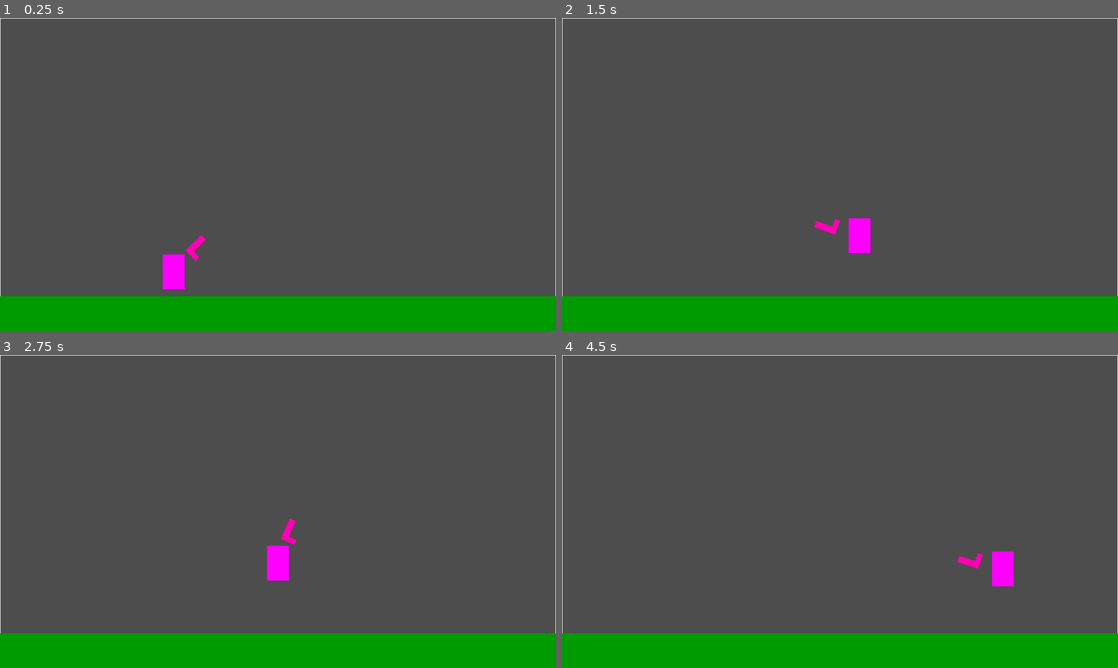
Above: before the commit, frames 1-4 (two rows, left to right).
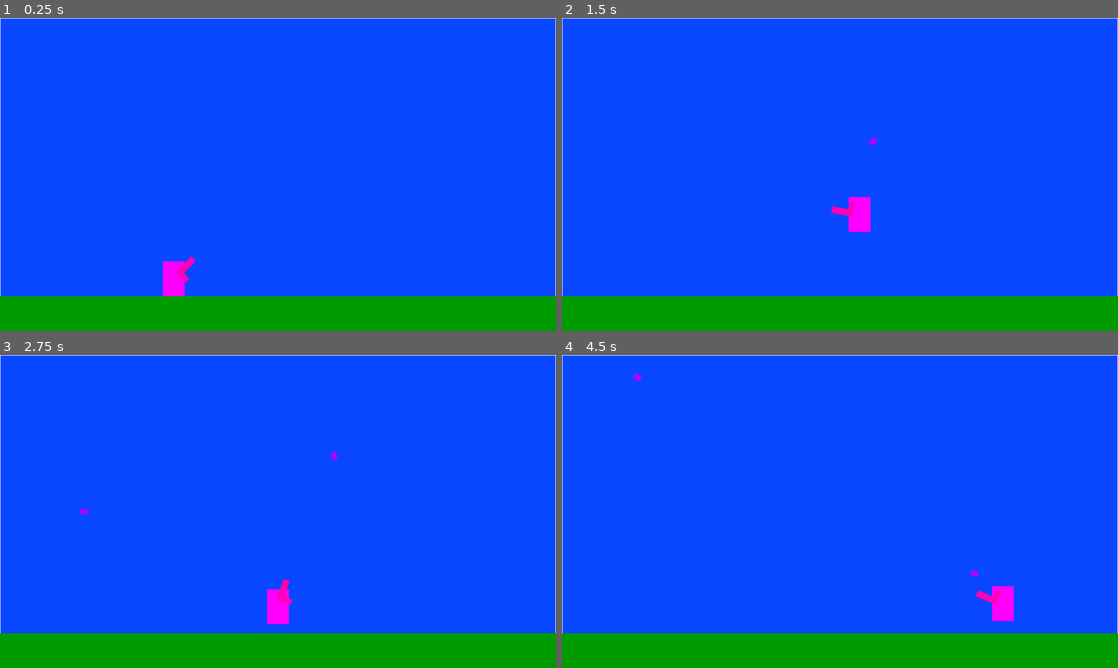
Above: after the commit, the same moments.

Repository: Razboinicul/BounceBack
Game: Godot game, scene res://Main.tscn
Two runs of this game, one before a commit and one after it. Both use one fixed random seed, a clock stepped at 60 frames per second and the inputs below.
Inputs (mouse positions are in pixels of both pictures, inside the frame that each line leads up to):
- Up to frame 1 (0.25 s): no input
- Up to frame 2 (1.5 s): tap Enter (shoot, bound only after the commit) at 0.5, 0.6 s; move the mouse to (962, 158) at 0.52 s; hold Right (right) from 0.53 s (still down); tap Space (jump) at 0.77, 0.8, 1.07, 1.35 s; move the mouse to (728, 190) at 1.27 s
- Up to frame 3 (2.75 s): tap Space (jump) at 1.52, 1.82, 2.3 s; tap Enter (shoot, bound only after the commit) at 1.55, 2.1 s; move the mouse to (333, 442) at 2.02 s; release Right (right) at 2.03 s; hold A (left) from 2.03 s (still down)
- Up to frame 4 (4.5 s): move the mouse to (812, 574) at 2.77 s; release A (left) at 2.78 s; hold Right (right) 2.78-4.28 s; tap Enter (shoot, bound only after the commit) at 2.85, 4.35 s; tap Space (jump) at 3.02, 3.32, 3.6, 3.77, 4.07 s; move the mouse to (1006, 558) at 3.52 s; move the mouse to (673, 464) at 4.27 s; hold A (left) from 4.28 s (still down)

The runs differ from the first frame. In frame 1, 89% of the frame differs, in the area x 0-100%, y 0-89%; in frame 2, 89%; in frame 3, 89%; in frame 4, 89%.

Commit message:
Very cool tutorial and shoot hoot

Diff:
--- /dev/null
+++ b/bounce-fight/Exit.tscn
@@ -0,0 +1,28 @@
+[gd_scene format=3 uid="uid://cqfk3qsl4fw3x"]
+
+[ext_resource type="Script" uid="uid://c6eou6by8354j" path="res://exit.gd" id="1_vs230"]
+
+[sub_resource type="RectangleShape2D" id="RectangleShape2D_fh7p3"]
+size = Vector2(40, 70)
+
+[node name="Exit" type="Area2D" unique_id=484745194]
+script = ExtResource("1_vs230")
+
+[node name="ColorRect" type="ColorRect" parent="." unique_id=122837372]
+anchors_preset = 8
+anchor_left = 0.5
+anchor_top = 0.5
+anchor_right = 0.5
+anchor_bottom = 0.5
+offset_left = -20.0
+offset_top = -35.0
+offset_right = 20.0
+offset_bottom = 35.0
+grow_horizontal = 2
+grow_vertical = 2
+color = Color(1, 1, 0, 1)
+
+[node name="CollisionShape2D" type="CollisionShape2D" parent="." unique_id=1775098733]
+shape = SubResource("RectangleShape2D_fh7p3")
+
+[connection signal="body_entered" from="." to="." method="_on_body_entered"]
--- a/bounce-fight/Gun.tscn
+++ b/bounce-fight/Gun.tscn
@@ -1,6 +1,15 @@
 [gd_scene format=3 uid="uid://f2xxca3vnksf"]
 
-[node name="Gun" type="StaticBody2D" unique_id=826423263]
+[ext_resource type="Script" uid="uid://cghrkt88kku3b" path="res://gun.gd" id="1_jpqjm"]
+
+[sub_resource type="RectangleShape2D" id="RectangleShape2D_fh7p3"]
+size = Vector2(12, 34)
+
+[sub_resource type="RectangleShape2D" id="RectangleShape2D_4uwfi"]
+size = Vector2(45, 15)
+
+[node name="Gun" type="Area2D" unique_id=187152732]
+script = ExtResource("1_jpqjm")
 
 [node name="ColorRect" type="ColorRect" parent="." unique_id=627960277]
 anchors_preset = 8
@@ -8,13 +17,14 @@
 anchor_top = 0.5
 anchor_right = 0.5
 anchor_bottom = 0.5
-offset_left = -6.0
-offset_top = -17.0
-offset_right = 6.0
-offset_bottom = 17.0
+offset_left = -46.0
+offset_top = -8.0
+offset_right = -34.0
+offset_bottom = 26.0
 grow_horizontal = 2
 grow_vertical = 2
 color = Color(1, 0, 0.7058824, 1)
+metadata/_edit_use_anchors_ = true
 
 [node name="ColorRect2" type="ColorRect" parent="." unique_id=639493507]
 anchors_preset = 8
@@ -22,9 +32,24 @@
 anchor_top = 0.5
 anchor_right = 0.5
 anchor_bottom = 0.5
-offset_top = -17.0
-offset_right = 45.0
-offset_bottom = -2.0
+offset_left = -40.0
+offset_top = -8.0
+offset_right = 5.0
+offset_bottom = 7.0
 grow_horizontal = 2
 grow_vertical = 2
 color = Color(1, 0, 0.7058824, 1)
+metadata/_edit_use_anchors_ = true
+
+[node name="CollisionShape2D" type="CollisionShape2D" parent="." unique_id=2027861989]
+position = Vector2(-40, 9)
+shape = SubResource("RectangleShape2D_fh7p3")
+
+[node name="CollisionShape2D2" type="CollisionShape2D" parent="." unique_id=895311239]
+position = Vector2(-17, 0)
+shape = SubResource("RectangleShape2D_4uwfi")
+
+[node name="CooldownTimer" type="Timer" parent="." unique_id=558164814]
+wait_time = 0.2
+
+[connection signal="timeout" from="CooldownTimer" to="." method="_cooldown_timer_timeout"]
--- /dev/null
+++ b/bounce-fight/HUD.tscn
@@ -0,0 +1,39 @@
+[gd_scene format=3 uid="uid://bglebn2qx6300"]
+
+[node name="Hud" type="Control" unique_id=870540341]
+layout_mode = 3
+anchors_preset = 15
+anchor_right = 1.0
+anchor_bottom = 1.0
+grow_horizontal = 2
+grow_vertical = 2
+
+[node name="Health" type="ProgressBar" parent="." unique_id=1543921773]
+layout_mode = 0
+offset_top = 692.0
+offset_right = 220.0
+offset_bottom = 719.0
+rounded = true
+
+[node name="HealthLabel" type="Label" parent="." unique_id=38706107]
+layout_mode = 0
+offset_top = 669.0
+offset_right = 220.0
+offset_bottom = 692.0
+text = "Health"
+horizontal_alignment = 1
+
+[node name="AmmoLabel" type="Label" parent="." unique_id=508145116]
+layout_mode = 1
+anchors_preset = 3
+anchor_left = 1.0
+anchor_top = 1.0
+anchor_right = 1.0
+anchor_bottom = 1.0
+offset_left = -62.0
+offset_top = -49.0
+grow_horizontal = 0
+grow_vertical = 0
+text = "Ammo
+000/000"
+horizontal_alignment = 1
--- /dev/null
+++ b/bounce-fight/OBJ.tscn
@@ -0,0 +1,25 @@
+[gd_scene format=3 uid="uid://dbf2wo0lld5k8"]
+
+[ext_resource type="Script" uid="uid://cvlb0igbrudcy" path="res://obj.gd" id="1_4g8vx"]
+
+[sub_resource type="RectangleShape2D" id="RectangleShape2D_fh7p3"]
+
+[node name="Obj" type="StaticBody2D" unique_id=2091264104]
+script = ExtResource("1_4g8vx")
+
+[node name="CollisionShape2D" type="CollisionShape2D" parent="." unique_id=1669091443]
+shape = SubResource("RectangleShape2D_fh7p3")
+
+[node name="ColorRect" type="ColorRect" parent="." unique_id=1924235005]
+anchors_preset = 8
+anchor_left = 0.5
+anchor_top = 0.5
+anchor_right = 0.5
+anchor_bottom = 0.5
+offset_left = -10.0
+offset_top = -10.0
+offset_right = 10.0
+offset_bottom = 10.0
+grow_horizontal = 2
+grow_vertical = 2
+color = Color(0.28118682, 0.28118688, 0.28118682, 1)
--- /dev/null
+++ b/bounce-fight/Tutorial1.tscn
@@ -0,0 +1,150 @@
+[gd_scene format=3 uid="uid://27482p6wl7dd"]
+
+[ext_resource type="PackedScene" uid="uid://cl4iga21ujca5" path="res://Player.tscn" id="1_fftd3"]
+[ext_resource type="Script" uid="uid://c1i3yedt5ait4" path="res://tutorial_1.gd" id="1_yblwg"]
+[ext_resource type="PackedScene" uid="uid://dbf2wo0lld5k8" path="res://OBJ.tscn" id="2_2e102"]
+[ext_resource type="PackedScene" uid="uid://cqfk3qsl4fw3x" path="res://Exit.tscn" id="3_cqnwh"]
+
+[sub_resource type="RectangleShape2D" id="RectangleShape2D_fh7p3"]
+size = Vector2(2560, 2)
+
+[sub_resource type="RectangleShape2D" id="RectangleShape2D_4uwfi"]
+size = Vector2(2, 1440)
+
+[sub_resource type="RectangleShape2D" id="RectangleShape2D_loyi6"]
+size = Vector2(2560, 160)
+
+[sub_resource type="LabelSettings" id="LabelSettings_fh7p3"]
+font_size = 32
+
+[node name="Tutorial1" type="Node2D" unique_id=650005980]
+script = ExtResource("1_yblwg")
+
+[node name="Player" parent="." unique_id=705455276 instance=ExtResource("1_fftd3")]
+position = Vector2(400, 580)
+
+[node name="Borders" type="StaticBody2D" parent="." unique_id=1921964438]
+
+[node name="Top" type="CollisionShape2D" parent="Borders" unique_id=1788639818]
+shape = SubResource("RectangleShape2D_fh7p3")
+
+[node name="Bottom" type="CollisionShape2D" parent="Borders" unique_id=343316858]
+position = Vector2(0, 720)
+shape = SubResource("RectangleShape2D_fh7p3")
+
+[node name="Left" type="CollisionShape2D" parent="Borders" unique_id=1088103971]
+shape = SubResource("RectangleShape2D_4uwfi")
+
+[node name="Right" type="CollisionShape2D" parent="Borders" unique_id=1766790032]
+position = Vector2(1280, 0)
+shape = SubResource("RectangleShape2D_4uwfi")
+
+[node name="TopR" type="ColorRect" parent="Borders" unique_id=2099796536]
+anchors_preset = 8
+anchor_left = 0.5
+anchor_top = 0.5
+anchor_right = 0.5
+anchor_bottom = 0.5
+offset_left = -1280.0
+offset_top = -1.0
+offset_right = 1280.0
+offset_bottom = 1.0
+grow_horizontal = 2
+grow_vertical = 2
+
+[node name="BotR" type="ColorRect" parent="Borders" unique_id=1151532808]
+anchors_preset = 8
+anchor_left = 0.5
+anchor_top = 0.5
+anchor_right = 0.5
+anchor_bottom = 0.5
+offset_left = -1280.0
+offset_top = 719.0
+offset_right = 1280.0
+offset_bottom = 721.0
+grow_horizontal = 2
+grow_vertical = 2
+
+[node name="LeftR" type="ColorRect" parent="Borders" unique_id=227667703]
+anchors_preset = 8
+anchor_left = 0.5
+anchor_top = 0.5
+anchor_right = 0.5
+anchor_bottom = 0.5
+offset_left = -1.0
+offset_top = -720.0
+offset_right = 1.0
+offset_bottom = 720.0
+grow_horizontal = 2
+grow_vertical = 2
+
+[node name="RightR" type="ColorRect" parent="Borders" unique_id=448727941]
+anchors_preset = 8
+anchor_left = 0.5
+anchor_top = 0.5
+anchor_right = 0.5
+anchor_bottom = 0.5
+offset_left = 1279.0
+offset_top = -720.0
+offset_right = 1281.0
+offset_bottom = 720.0
+grow_horizontal = 2
+grow_vertical = 2
+
+[node name="GrounD" type="StaticBody2D" parent="." unique_id=1885335990]
+position = Vector2(0, 720)
+
+[node name="CollisionShape2D" type="CollisionShape2D" parent="GrounD" unique_id=478268612]
+shape = SubResource("RectangleShape2D_loyi6")
+
+[node name="ColorRect" type="ColorRect" parent="GrounD" unique_id=1954086365]
+anchors_preset = 8
+anchor_left = 0.5
+anchor_top = 0.5
+anchor_right = 0.5
+anchor_bottom = 0.5
+offset_left = -1280.0
+offset_top = -80.0
+offset_right = 1280.0
+offset_bottom = 80.0
+grow_horizontal = 2
+grow_vertical = 2
+color = Color(0, 0.60784316, 0, 1)
+
+[node name="OBJS" type="Node" parent="." unique_id=444137378]
+
+[node name="Obj1" parent="OBJS" unique_id=2091264104 instance=ExtResource("2_2e102")]
+size = Vector2(500, 80)
+pos = Vector2(880, 580)
+
+[node name="Exit" parent="OBJS/Obj1" unique_id=484745194 instance=ExtResource("3_cqnwh")]
+position = Vector2(30, -75)
+
+[node name="HELP" type="Control" parent="." unique_id=585892265]
+layout_mode = 3
+anchors_preset = 8
+anchor_left = 0.5
+anchor_top = 0.5
+anchor_right = 0.5
+anchor_bottom = 0.5
+offset_right = 1280.0
+offset_bottom = 720.0
+grow_horizontal = 2
+grow_vertical = 2
+
+[node name="Label" type="Label" parent="HELP" unique_id=153990928]
+layout_mode = 1
+anchors_preset = 5
+anchor_left = 0.5
+anchor_right = 0.5
+offset_left = -501.5
+offset_right = 501.5
+offset_bottom = 141.0
+grow_horizontal = 2
+text = "Use A/D or the left/right keys to move
+Use space or the up key to jump
+Get a feel for the game, and then proceed to the door to advance"
+label_settings = SubResource("LabelSettings_fh7p3")
+horizontal_alignment = 1
+
+[connection signal="player_exit" from="OBJS/Obj1/Exit" to="." method="_player_exit"]
--- /dev/null
+++ b/bounce-fight/WalkerEN.tscn
@@ -0,0 +1,25 @@
+[gd_scene format=3 uid="uid://ckb8xf3e0wu1n"]
+
+[sub_resource type="RectangleShape2D" id="RectangleShape2D_fh7p3"]
+size = Vector2(50, 80)
+
+[sub_resource type="RectangleShape2D" id="RectangleShape2D_4uwfi"]
+size = Vector2(52, 82)
+
+[node name="WalkerEn" type="CharacterBody2D" unique_id=885652020]
+
+[node name="ColorRect" type="ColorRect" parent="." unique_id=467399542]
+offset_left = -25.0
+offset_top = -40.0
+offset_right = 25.0
+offset_bottom = 40.0
+color = Color(1, 0, 0, 1)
+
+[node name="CollisionShape2D" type="CollisionShape2D" parent="." unique_id=1084758872]
+shape = SubResource("RectangleShape2D_fh7p3")
+debug_color = Color(0.8594014, 0.30148166, 0.527872, 0.41960785)
+
+[node name="Area2D" type="Area2D" parent="." unique_id=1380374711]
+
+[node name="CollisionShape2D" type="CollisionShape2D" parent="Area2D" unique_id=1622866999]
+shape = SubResource("RectangleShape2D_4uwfi")
--- /dev/null
+++ b/bounce-fight/bullet.gd
@@ -0,0 +1,8 @@
+extends Area2D
+
+@export var direction: float
+var dir
+@export var vel: int = 400
+func _ready() -> void: dir = Vector2.RIGHT.rotated(direction)
+func _physics_process(delta: float) -> void:
+	position += dir * vel * delta
--- /dev/null
+++ b/bounce-fight/bullet.tscn
@@ -0,0 +1,26 @@
+[gd_scene format=3 uid="uid://ytlev5hbmxxc"]
+
+[ext_resource type="Script" uid="uid://brdy37pgmcoil" path="res://bullet.gd" id="1_v7oki"]
+
+[sub_resource type="RectangleShape2D" id="RectangleShape2D_fh7p3"]
+size = Vector2(18, 12)
+
+[node name="Bullet" type="Area2D" unique_id=418782859]
+script = ExtResource("1_v7oki")
+
+[node name="CollisionShape2D" type="CollisionShape2D" parent="." unique_id=1720946530]
+shape = SubResource("RectangleShape2D_fh7p3")
+
+[node name="ColorRect" type="ColorRect" parent="." unique_id=249325714]
+anchors_preset = 8
+anchor_left = 0.5
+anchor_top = 0.5
+anchor_right = 0.5
+anchor_bottom = 0.5
+offset_left = -9.0
+offset_top = -6.0
+offset_right = 9.0
+offset_bottom = 6.0
+grow_horizontal = 2
+grow_vertical = 2
+color = Color(0.7058824, 0, 1, 1)
--- /dev/null
+++ b/bounce-fight/exit.gd
@@ -0,0 +1,11 @@
+extends Area2D
+
+@export var active: bool = true
+signal player_exit
+
+func _process(delta): pass
+	#print(self.visible)
+
+func _on_body_entered(body: Node2D) -> void:
+	if body is CharacterBody2D and body.name == "Player" and active:
+		player_exit.emit()
--- /dev/null
+++ b/bounce-fight/gun.gd
@@ -0,0 +1,14 @@
+extends Area2D
+
+var total_bullets = 100000 #PLEASE MODIFY IN-GAME
+var can_shoot = true
+var bullet_pre = preload("res://bullet.tscn")
+
+func _process(delta: float) -> void:
+	if Input.is_action_just_pressed("shoot") and can_shoot && total_bullets > 0:
+		total_bullets -= 1;can_shoot = false;$CooldownTimer.start()
+		var b = bullet_pre.instantiate();b.global_position=self.global_position;b.rotation=get_parent().global_rotation
+		b.direction = global_rotation
+		get_parent().get_parent().get_parent().add_child(b)
+
+func _cooldown_timer_timeout() -> void: can_shoot = true
--- /dev/null
+++ b/bounce-fight/obj.gd
@@ -0,0 +1,22 @@
+extends StaticBody2D
+
+@export var size: Vector2 = Vector2.ZERO
+@export var pos: Vector2 = Vector2.ZERO
+#@export var exitt: bool = true
+#@export var exit_x: int = 0
+
+# Called when the node enters the scene tree for the first time.
+func _ready() -> void:
+	$CollisionShape2D.shape.size = size
+	$ColorRect.size = size
+	$ColorRect.position = -(size/2)
+	#exit_x = min(max(exit_x, size.x), 0)
+	#$Exit.position = Vector2(0, 0)#pos.y-(pos.y/2))
+	#$Exit.visible = true #self.exitt
+	#$Exit.active = self.exitt
+
+	self.global_position = pos
+
+# Called every frame. 'delta' is the elapsed time since the previous frame.
+func _process(delta: float) -> void: pass
+	#$Exit.visible = true
--- a/bounce-fight/player.gd
+++ b/bounce-fight/player.gd
@@ -1,36 +1,96 @@
 extends CharacterBody2D
 
+const SPEED = 300.0
+const JUMP_VELOCITY = -550.0
 
-const SPEED = 300.0
-const JUMP_VELOCITY = -400.0
 var jumped = false
-var fallheight = 0
+var fallheight = 0.0
 var cons_bounces = 0
+var sliding_wall = false
+var slidewall = 0
+var bounce_multiplier = 0.7
+var wall_gravity_multiplier = 0.3
+var normal_gravity_multiplier = 1.0
+var jump_h = 0.0
+var was_sliding = false
+var push_vel = 150
+var omit = true
 
 func point_gun():
 	var ptr = get_global_mouse_position()
 	$G.look_at(ptr)
 
+
 func _physics_process(delta: float) -> void:
 	point_gun()
-	#print(fallheight)
+
+	# Wall detection
+	if is_on_wall():
+		sliding_wall = true
+		var normal = get_wall_normal()
+
+		if normal.x < -0.5:
+			slidewall = -1
+		elif normal.x > 0.5:
+			slidewall = 1
+		else:
+			slidewall = 0
+	else:
+		sliding_wall = false
+		slidewall = 0
+
+	# Gravity
 	if not is_on_floor():
-		velocity += get_gravity() * delta
-	elif is_on_floor():
-		if fallheight != 0: cons_bounces += 1
-		else: cons_bounces = 0
-		if cons_bounces > 3: velocity.y = 0
-		else: velocity.y += fallheight * -0.8
+		if sliding_wall:
+			velocity += get_gravity() * wall_gravity_multiplier * delta
+		else:
+			velocity += get_gravity() * normal_gravity_multiplier * delta
+
+	# Landing and bouncing
+	if is_on_floor():
+		if not omit:
+			if not was_sliding:
+				if fallheight != 0:
+					cons_bounces += 1
+				else:
+					cons_bounces = 0
+
+				if cons_bounces > 3:
+					velocity.y = 0
+				else:
+					velocity.y = -abs(fallheight) * bounce_multiplier
+		else:
+			omit = false
+			velocity.y = 0
+
 		fallheight = 0
-	if fallheight < position.y:
-		fallheight = position.y
+		jump_h = 0
 
-	if Input.is_action_just_pressed("jump") and is_on_floor():
-		cons_bounces=0;velocity.y = JUMP_VELOCITY
+	# Track maximum fall height
+	if not is_on_floor() and not sliding_wall:
+		if fallheight < position.y:
+			fallheight = position.y
+
+	# Jump
+	if Input.is_action_just_pressed("jump"):
+		if is_on_floor():
+			cons_bounces = 0
+			fallheight = 0
+			jump_h = position.y + JUMP_VELOCITY
+			velocity.y = JUMP_VELOCITY
+			velocity.x = push_vel * -(slidewall)
+
 	var direction := Input.get_axis("left", "right")
-	if direction:
+
+	if Input.is_action_just_pressed("jump") and sliding_wall:
+		velocity.x = slidewall * SPEED * 4
+	elif direction:
 		velocity.x = direction * SPEED
 	else:
 		velocity.x = move_toward(velocity.x, 0, SPEED)
 
+	was_sliding = sliding_wall
+
+	print(velocity.x)
+
 	move_and_slide()
--- a/bounce-fight/project.godot
+++ b/bounce-fight/project.godot
@@ -41,6 +41,12 @@
 , Object(InputEventKey,"resource_local_to_scene":false,"resource_name":"","device":-1,"window_id":0,"alt_pressed":false …(183 unchanged characters)…
 ]
 }
+shoot={
+"deadzone": 0.2,
+"events": [Object(InputEventKey,"resource_local_to_scene":false,"resource_name":"","device":-1,"window_id":0,"alt_pressed":false,"shift_pressed":false,"ctrl_pressed":false,"meta_pressed":false,"pressed":false,"keycode":0,"physical_keycode":0,"key_label":4194309,"unicode":0,"location":0,"echo":false,"script":null)
+, Object(InputEventKey,"resource_local_to_scene":false,"resource_name":"","device":-1,"window_id":0,"alt_pressed":false,"shift_pressed":false,"ctrl_pressed":false,"meta_pressed":false,"pressed":false,"keycode":0,"physical_keycode":0,"key_label":4194322,"unicode":0,"location":0,"echo":false,"script":null)
+]
+}
 
 [physics]
 
@@ -50,3 +56,4 @@
 
 rendering_device/driver.windows="d3d12"
 renderer/rendering_method="mobile"
+environment/defaults/default_clear_color=Color(0.037527353, 0.2753821, 0.99999315, 1)
--- /dev/null
+++ b/bounce-fight/tutorial_1.gd
@@ -0,0 +1,4 @@
+extends Node2D
+
+func _player_exit() -> void:
+	get_tree().quit()
Not shown, added: bounce-fight/bullet.gd.uid
Not shown, added: bounce-fight/exit.gd.uid
Not shown, added: bounce-fight/gun.gd.uid
Not shown, added: bounce-fight/obj.gd.uid
Not shown, added: bounce-fight/tutorial_1.gd.uid
